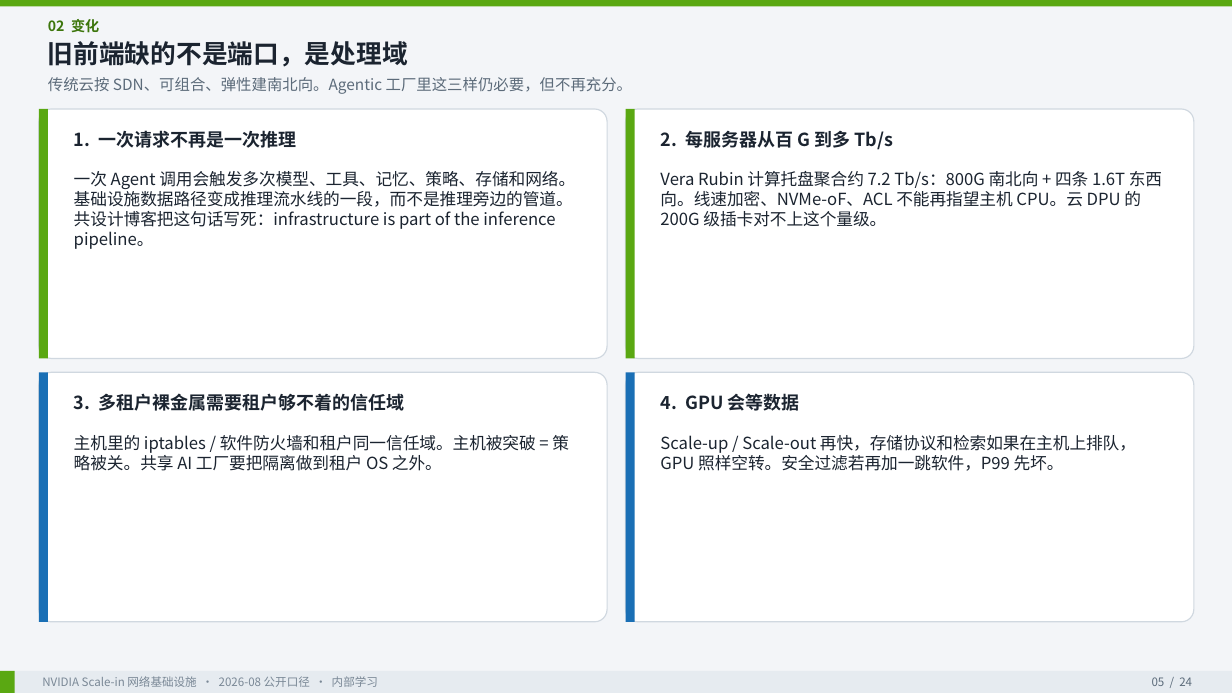
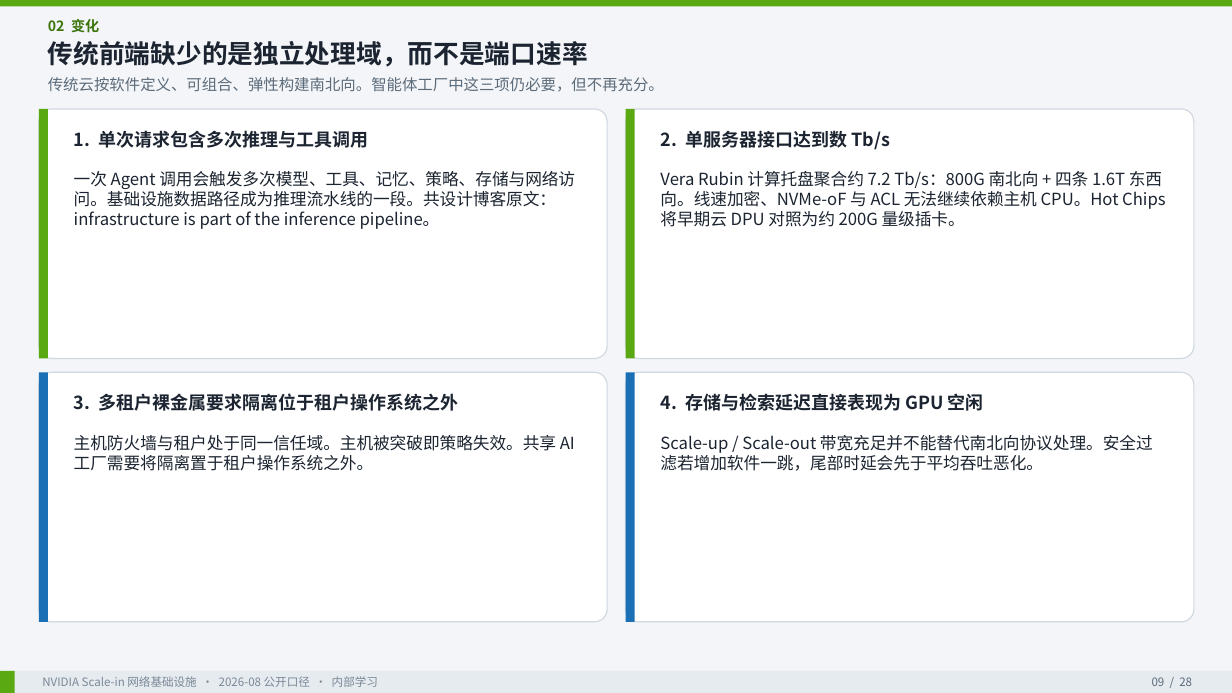
Before and after one commit to ghsshou/ai_work, a slide deck: slide 9 of docs/nvidia-scale-in/NVIDIA_Scale_in_网络基础设施洞察.pptx (slide 5 before the commit). Drawn at 1232x693 pixels with LibreOffice and Linux fonts; fonts in the diff are those of the drawing. Boxes give left, top, right and bottom in pixels: in the first picture for what was removed or moved away, otherwise in the second. Text is boxed around its words. In the diff, an @@ line names an element or a change of style, - is before the commit and + after.

```diff
--- a/docs/nvidia-scale-in/NVIDIA_Scale_in_网络基础设施洞察.pptx
+++ b/docs/nvidia-scale-in/NVIDIA_Scale_in_网络基础设施洞察.pptx
@@ text at (48, 41, 588, 67): text changed @@
-旧前端缺的不是端口，是处理域
+传统前端缺少的是独立处理域，而不是端口速率
@@ text at (48, 77, 664, 92): text changed @@
-传统云按 SDN、可组合、弹性建南北向。Agentic 工厂里这三样仍必要，但不再充分。
+传统云按软件定义、可组合、弹性构建南北向。智能体工厂中这三项仍必要，但不再充分。
@@ text at (74, 130, 368, 148): text changed @@
-1. 一次请求不再是一次推理
+1. 单次请求包含多次推理与工具调用
@@ text at (660, 130, 890, 150): text changed @@
-2. 每服务器从百 G 到多 Tb/s
+2. 单服务器接口达到数 Tb/s
@@ text at (74, 171, 575, 229): text changed @@
-一次 Agent 调用会触发多次模型、工具、记忆、策略、存储和网络。基础设施数据路径变成推理流水线的一段，而不是推理旁边的管道。共设计博客把这句话写死：infrastructure is part of the inference pipeline。
+一次 Agent 调用会触发多次模型、工具、记忆、策略、存储与网络访问。基础设施数据路径成为推理流水线的一段。共设计博客原文：infrastructure is part of the inference pipeline。
@@ text at (660, 171, 1165, 227): text changed @@
-Vera Rubin 计算托盘聚合约 7.2 Tb/s：800G 南北向 + 四条 1.6T 东西向。线速加密、NVMe-oF、ACL 不能再指望主机 CPU。云 DPU 的 200G 级插卡对不上这个量级。
+Vera Rubin 计算托盘聚合约 7.2 Tb/s：800G 南北向 + 四条 1.6T 东西向。线速加密、NVMe-oF 与 ACL 无法继续依赖主机 CPU。Hot Chips 将早期云 DPU 对照为约 200G 量级插卡。
@@ text at (74, 393, 458, 411): text changed @@
-3. 多租户裸金属需要租户够不着的信任域
+3. 多租户裸金属要求隔离位于租户操作系统之外
@@ text at (660, 393, 984, 411): text changed @@
-4. GPU 会等数据
+4. 存储与检索延迟直接表现为 GPU 空闲
@@ text at (74, 435, 575, 471): text changed @@
-主机里的 iptables / 软件防火墙和租户同一信任域。主机被突破 = 策略被关。共享 AI 工厂要把隔离做到租户 OS 之外。
+主机防火墙与租户处于同一信任域。主机被突破即策略失效。共享 AI 工厂需要将隔离置于租户操作系统之外。
@@ text at (660, 435, 1153, 471): text changed @@
-Scale-up / Scale-out 再快，存储协议和检索如果在主机上排队，GPU 照样空转。安全过滤若再加一跳软件，P99 先坏。
+Scale-up / Scale-out 带宽充足并不能替代南北向协议处理。安全过滤若增加软件一跳，尾部时延会先于平均吞吐恶化。
@@ text at (1152, 677, 1192, 686): text changed @@
-05 / 24
+09 / 28
```
Also in this commit, not shown: 23 other slides changed, 4 slides added, 4 other files.
